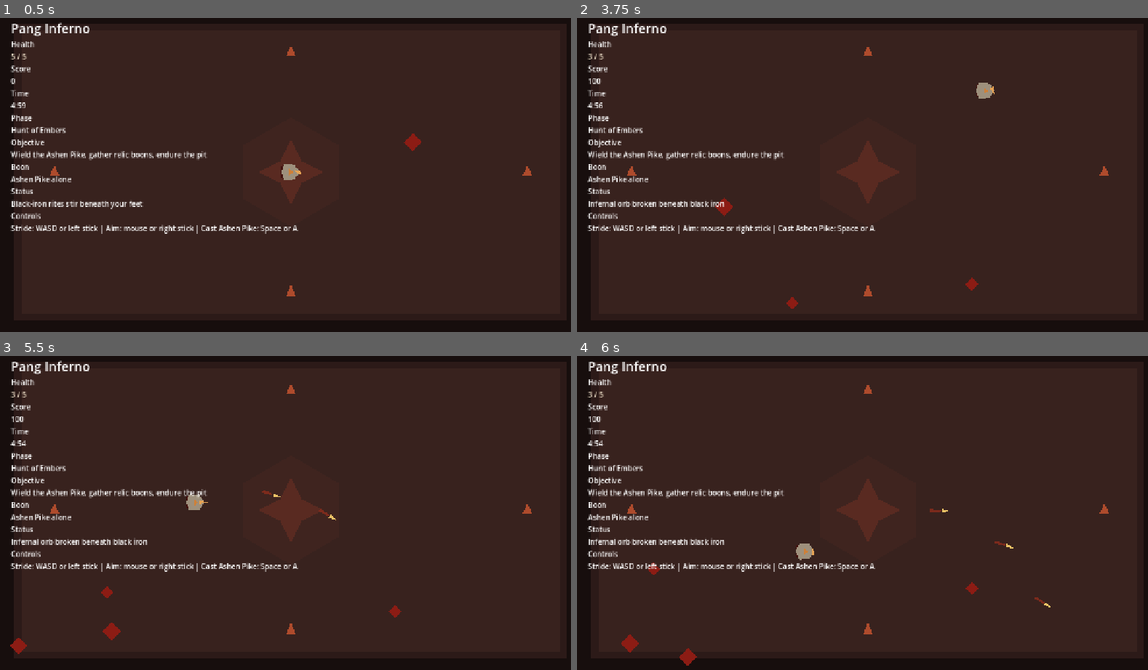
Above: before the commit, frames 1-4 (two rows, left to right).
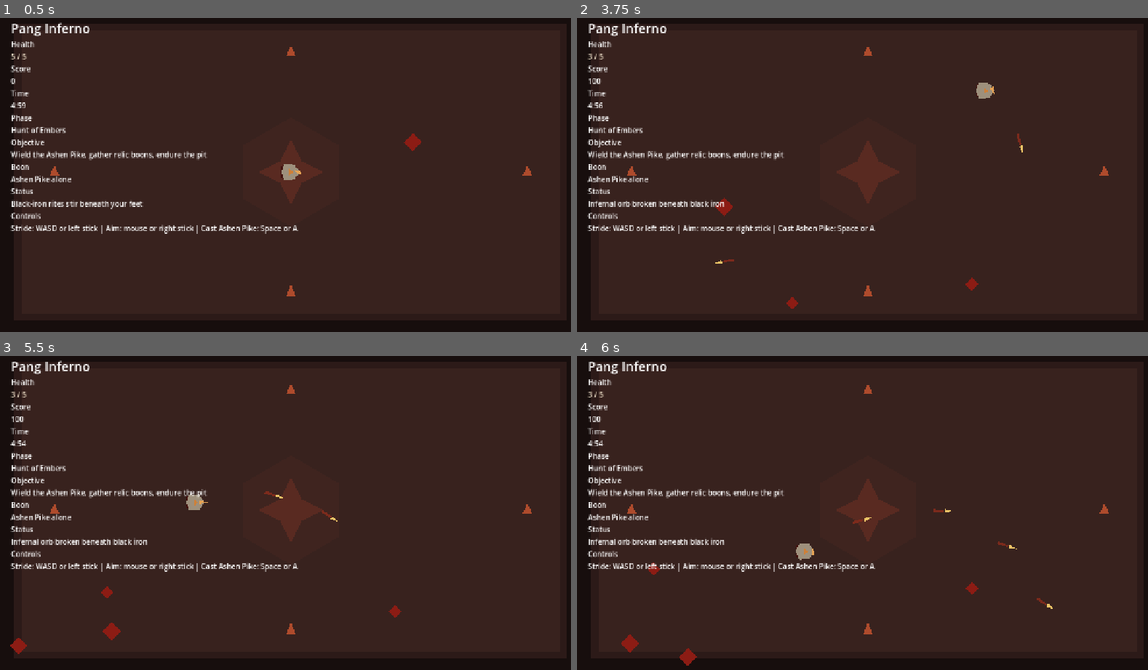
Above: after the commit, the same moments.

Repository: fj-vega/pang-inferno
Game: Godot game, scene res://scenes/main/Main.tscn
Two runs of this game, one before a commit and one after it. Both use one fixed random seed, a clock stepped at 60 frames per second and the inputs below.
Inputs (mouse positions are in pixels of both pictures, inside the frame that each line leads up to):
- Up to frame 1 (0.5 s): no input
- Up to frame 2 (3.75 s): tap Enter at 0.5, 1.35, 3.6 s; move the mouse to (993, 156) at 0.52 s; hold D (move_right) 0.53-1.28 s; hold Space (fire) 0.53-1.28 s; move the mouse to (754, 187) at 1.27 s; hold S (move_down) 1.28-2.03 s; move the mouse to (925, 99) at 2.02 s; hold D (move_right) 2.03-2.78 s; tap P at 2.1 s; move the mouse to (839, 237) at 2.77 s; hold W (move_up) 2.78-3.53 s; tap Space (fire) at 2.85 s; move the mouse to (1045, 222) at 3.52 s; hold A (move_left) from 3.53 s (still down)
- Up to frame 3 (5.5 s): move the mouse to (114, 459) at 4.27 s; tap P at 4.35 s; move the mouse to (319, 509) at 5.02 s; release A (move_left) at 5.03 s; hold S (move_down) from 5.03 s (still down); hold Space (fire) from 5.03 s (still down)
- Up to frame 4 (6 s): move the mouse to (782, 428) at 5.77 s; release S (move_down) at 5.78 s; release Space (fire) at 5.78 s; hold D (move_right) from 5.78 s (still down); tap Enter at 5.85 s

Frame 1 is identical in both runs. In frame 2, less than 0.1% of the frame differs, in the area x 24-79%, y 36-79%; in frame 3, less than 0.1%; in frame 4, less than 0.1%, in the area x 48-84%, y 48-81%.

Commit message:
Fix projectile self-collision on spawn

Diff:
--- a/scripts/player/player_controller.gd
+++ b/scripts/player/player_controller.gd
@@ -7,6 +7,7 @@
 const ARENA_MARGIN := 48.0
 const ARENA_SIZE := Vector2(1280.0, 720.0)
 const BASE_FIRE_COOLDOWN := 0.22
+const PROJECTILE_SPAWN_DISTANCE := 30.0
 
 @onready var facing_indicator: Polygon2D = $FacingIndicator
 
@@ -75,7 +76,7 @@
 		return
 
 	fire_cooldown_remaining = BASE_FIRE_COOLDOWN * fire_cooldown_multiplier
-	shot_requested.emit(global_position + (look_direction * 24.0), look_direction, piercing_shots_remaining)
+	shot_requested.emit(global_position + (look_direction * PROJECTILE_SPAWN_DISTANCE), look_direction, piercing_shots_remaining)
 
 
 func apply_rapid_fire(cooldown_multiplier: float, duration: float) -> void:
--- a/scripts/projectiles/projectile.gd
+++ b/scripts/projectiles/projectile.gd
@@ -33,6 +33,8 @@
 
 
 func _on_body_entered(body: Node) -> void:
+	if body.is_in_group("player"):
+		return
 	if body.has_method("take_damage"):
 		body.call("take_damage", 1)
 		if remaining_pierces > 0:
Not shown, changed: docs/MEMORY.md
